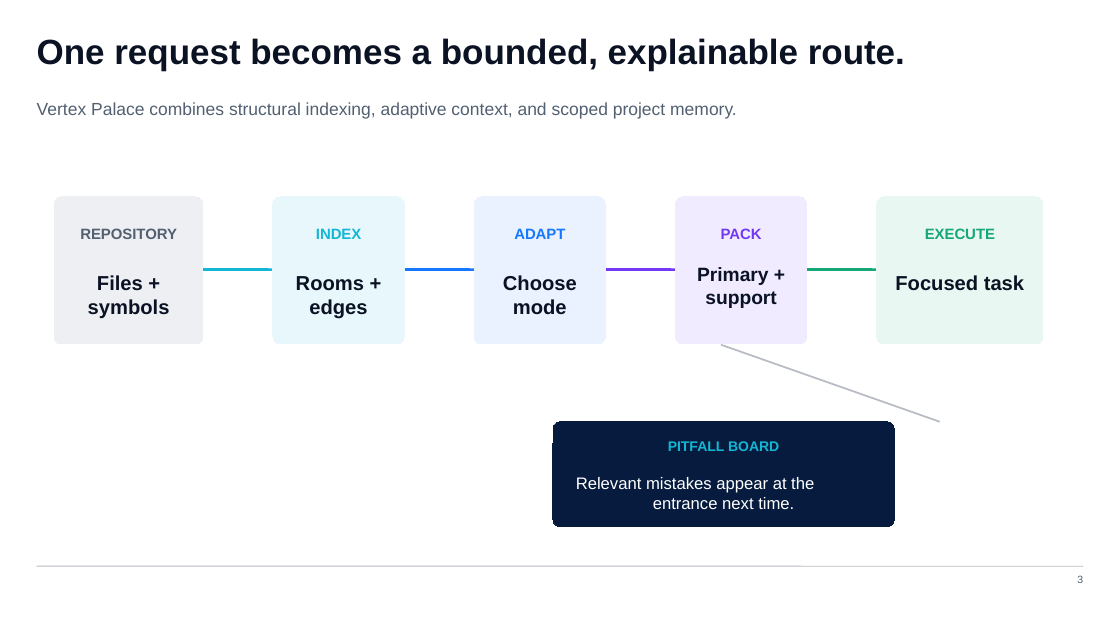
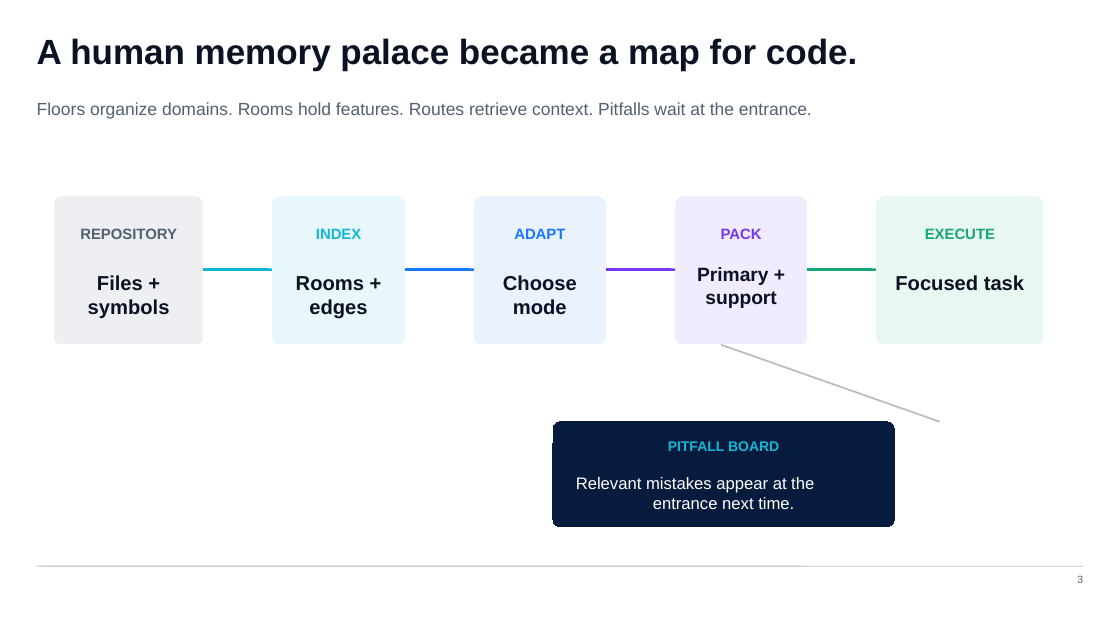
Before and after one commit to lohchanhin/vertex-palace, a slide deck: slide 3 of outputs/vertex-palace-build-week-demo.pptx. Drawn at 1120x630 pixels with LibreOffice and Linux fonts; fonts in the diff are those of the drawing. Boxes give left, top, right and bottom in pixels: in the first picture for what was removed or moved away, otherwise in the second. Text is boxed around its words. In the diff, an @@ line names an element or a change of style, - is before the commit and + after.

```diff
--- a/outputs/vertex-palace-build-week-demo.pptx
+++ b/outputs/vertex-palace-build-week-demo.pptx
@@ text at [37, 38, 857, 71]: text changed @@
-One request becomes a bounded, explainable route.
+A human memory palace became a map for code.
@@ text at [37, 102, 812, 119]: text changed @@
-Vertex Palace combines structural indexing, adaptive context, and scoped project memory.
+Floors organize domains. Rooms hold features. Routes retrieve context. Pitfalls wait at the entrance.
```
Also in this commit, not shown: 1 other slide changed, 1 other file.
